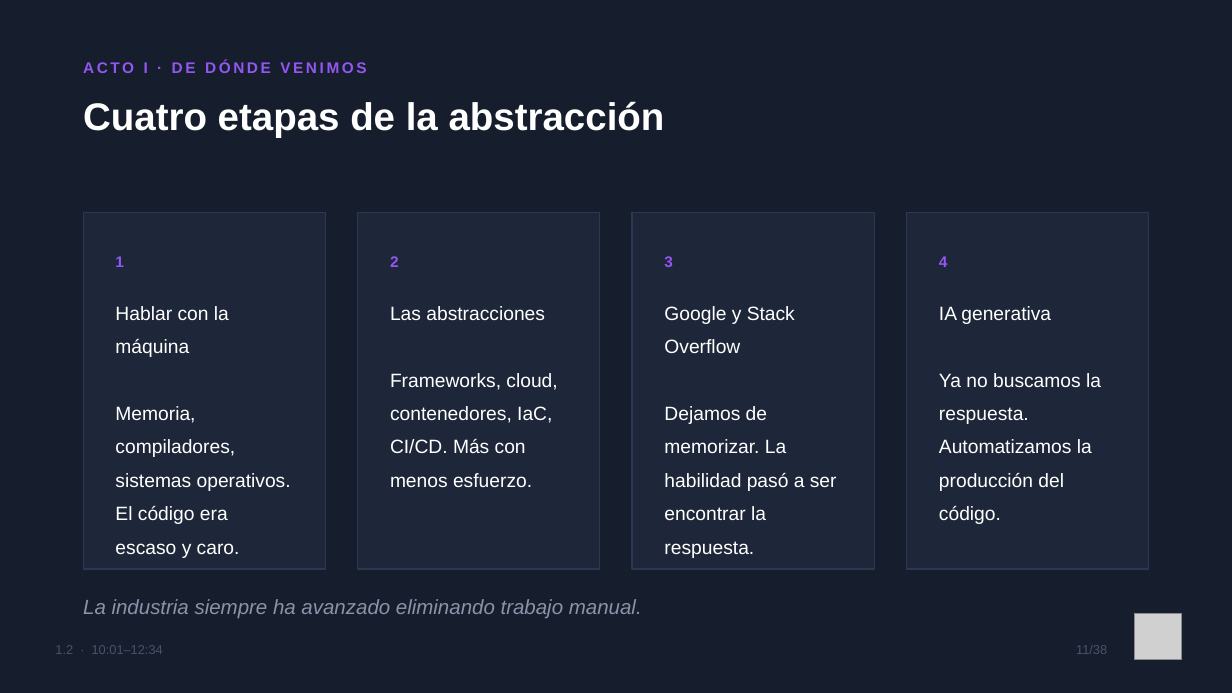
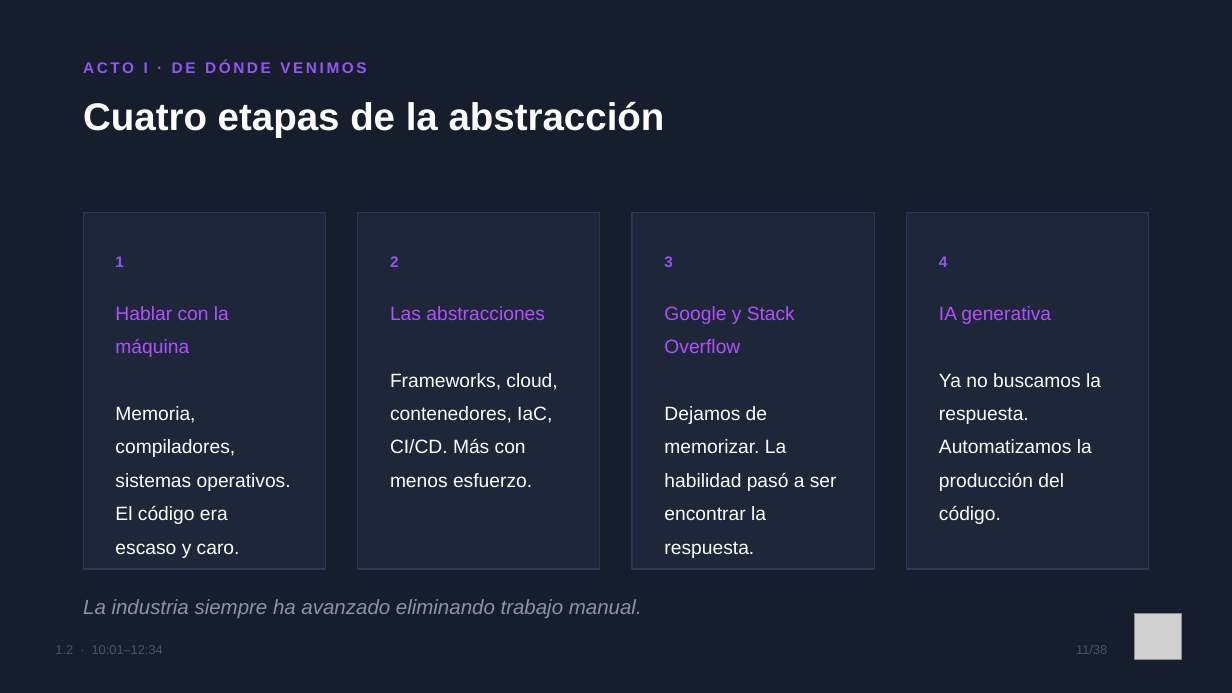
Before and after one commit to gldiazcardenas/charla-ia-aws-ug-cucuta, a slide deck: slide 11 of Slides_IA_AWS_UG_Cucuta.pptx. Drawn at 1232x693 pixels with LibreOffice and Linux fonts; fonts in the diff are those of the drawing; grey boxes stand for pictures. Boxes give left, top, right and bottom in pixels: in the first picture for what was removed or moved away, otherwise in the second. Text is boxed around its words. In the diff, an @@ line names an element or a change of style, - is before the commit and + after.

```diff
--- a/Slides_IA_AWS_UG_Cucuta.pptx
+++ b/Slides_IA_AWS_UG_Cucuta.pptx
@@ text at (x1=115, y1=306, x2=229, y2=357): text colour #FFFFFF to #B34FFF in "Hablar con la máquina" @@
@@ text at (x1=390, y1=306, x2=545, y2=320): text colour #FFFFFF to #B34FFF in "Las abstracciones" @@
@@ text at (x1=664, y1=306, x2=795, y2=353): text colour #FFFFFF to #B34FFF in "Google y Stack Overflow" @@
@@ text at (x1=939, y1=306, x2=1051, y2=324): text colour #FFFFFF to #B34FFF in "IA generativa" @@
```
Also in this commit, not shown: 7 other slides changed.
